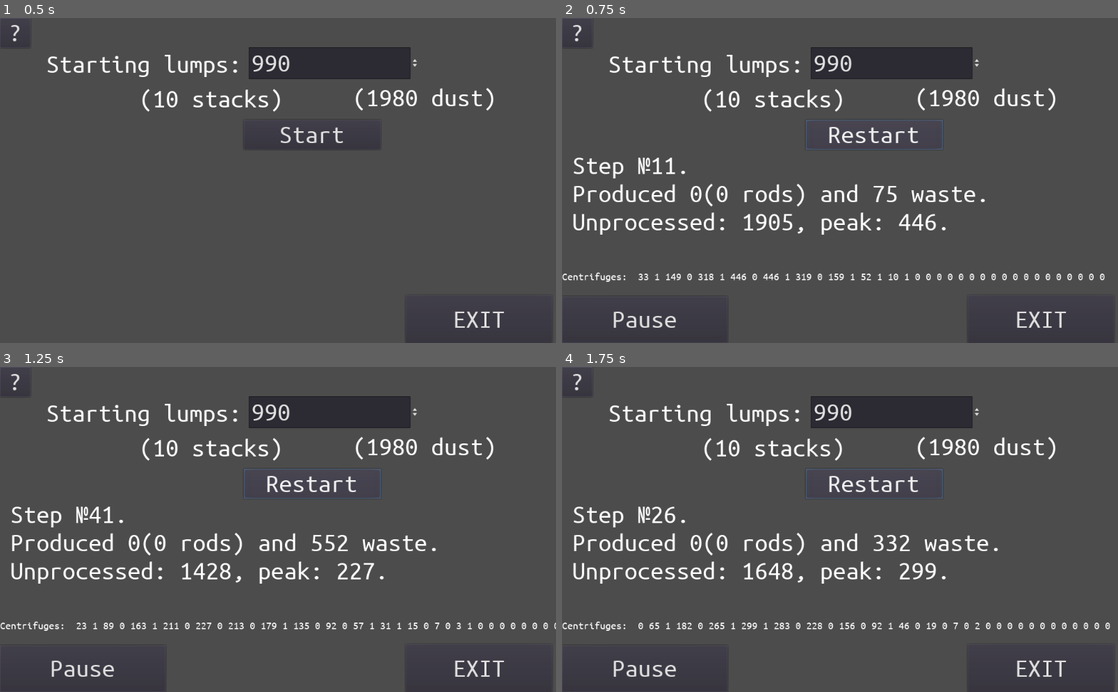
Above: before the commit, frames 1-4 (two rows, left to right).
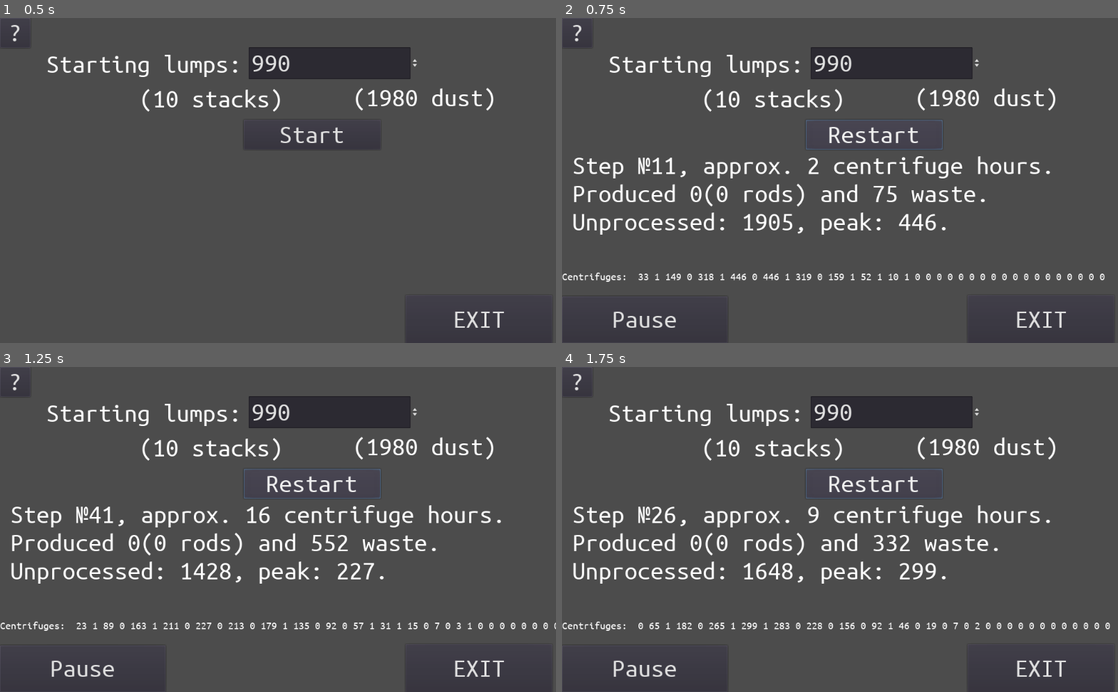
Above: after the commit, the same moments.

Repository: Ghaydn/minetest-uranium-calc
Game: Godot game, scene res://main.tscn
Same seed, same stepped clock (60 frames per second), same inputs: the game is played once before the commit and once after it.
Inputs:
- Up to frame 1 (0.5 s): no input
- Up to frame 2 (0.75 s): click "Start" at 0.5 s
- Up to frame 3 (1.25 s): no input
- Up to frame 4 (1.75 s): click "Restart" at 1.25 s

Frame 1 is identical in both runs. In frame 2, 0.9% of the frame differs, in the area x 21-88%, y 42-50%; in frame 3, 1.0%, in the area x 21-91%, y 42-50%; in frame 4, 1.0%.

Commit message:
Add files via upload

Diff:
--- a/main.gd
+++ b/main.gd
@@ -8,6 +8,7 @@
 var total0: int = 0
 var unprocessed: int = 0
 var peak: int = 0
+var approx_time = 0
 onready var calc = $Calc
 onready var stop = $stop
 onready var count_display = $counter
@@ -29,7 +30,7 @@
 	current_step += 1
 	last_step = new_step
 	draw_step(new_step)
-	count_display.text = "Step №" + String(current_step) + \
+	count_display.text = "Step №" + String(current_step) + ", approx. " + String(approx_time / 3600) + " centrifuge hours" + \
 	".\n\rProduced " + String(total_product) + "(" + String(total_product / 5) + \
 	" rods) and " + String(total0) + " waste.\n\rUnprocessed: " + \
 	String(unprocessed) + ", peak: " + String(peak) + "."
@@ -87,6 +88,8 @@
 	for s in step:
 		unprocessed += s
 		if s > peak: peak = s
+		if s > 0 and s < STAGES-1:
+			approx_time = approx_time + gn(step[s] * 5)
 	unprocessed -= step[0]
 	unprocessed -= step[STAGES-1]
 
@@ -108,6 +111,7 @@
 	current_step = 0
 	total_product = 0
 	total0 = 0
+	approx_time = 0
 	calculating = true
 	draw_step(last_step)
 
